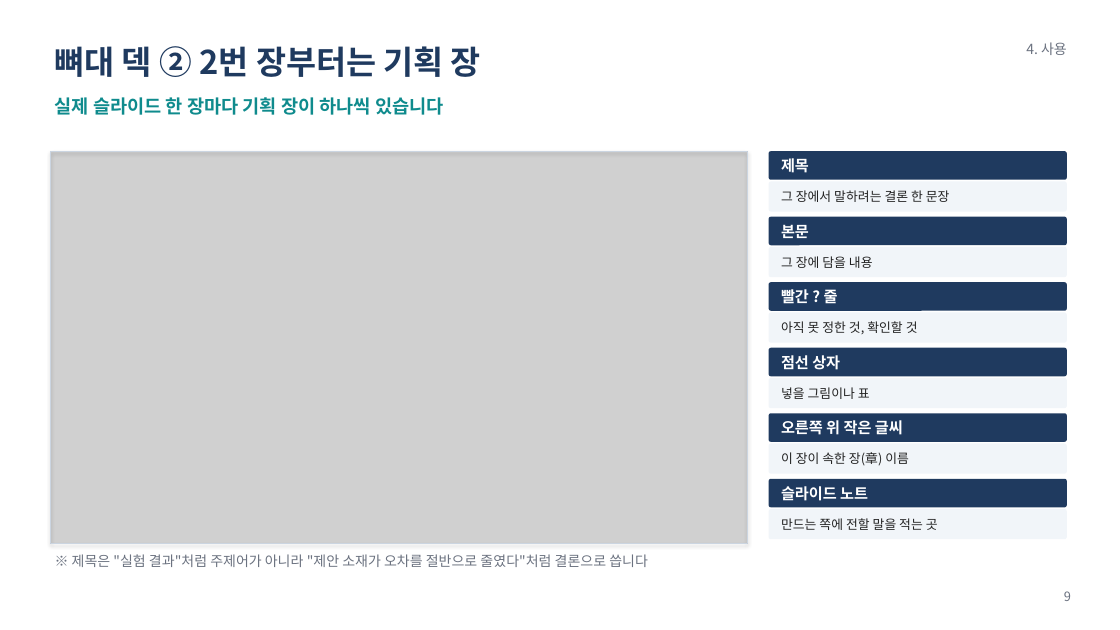
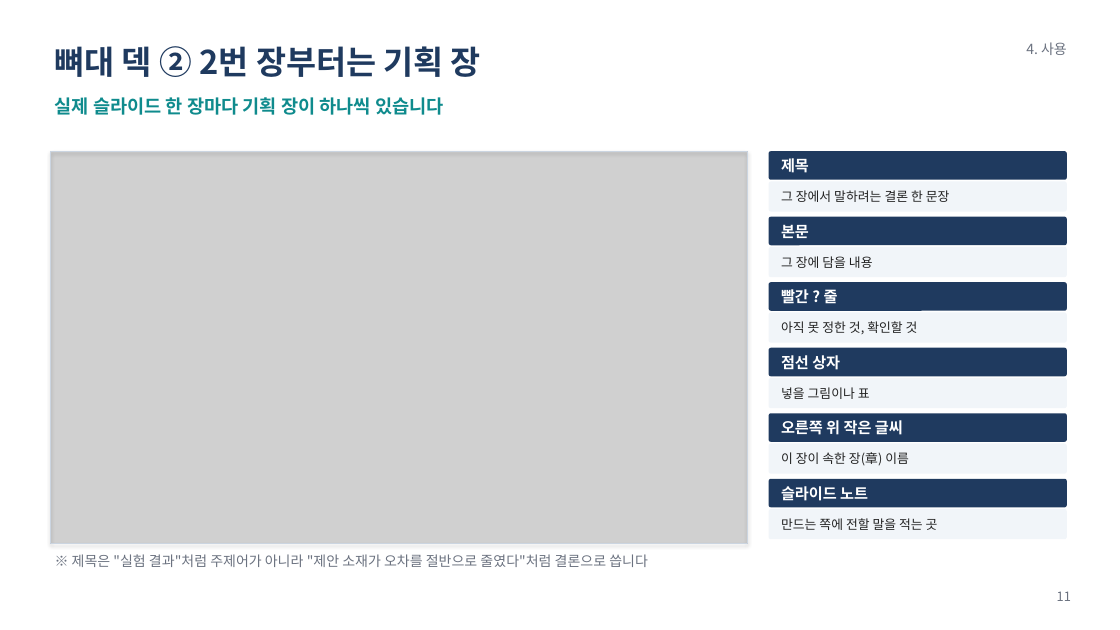
Before and after one commit to o-Fireheart-o/research-pptx-skill, a slide deck: slide 11 of docs/research-pptx 사용 매뉴얼.pptx (slide 9 before the commit). Drawn at 1120x630 pixels with LibreOffice and Linux fonts; fonts in the diff are those of the drawing; grey boxes stand for pictures. Boxes give left, top, right and bottom in pixels: in the first picture for what was removed or moved away, otherwise in the second. Text is boxed around its words. In the diff, an @@ line names an element or a change of style, - is before the commit and + after.

```diff
--- a/docs/research-pptx 사용 매뉴얼.pptx
+++ b/docs/research-pptx 사용 매뉴얼.pptx
@@ text at bbox=[1057, 591, 1071, 601]: text changed @@
-9
+11
```
Also in this commit, not shown: 11 other slides changed, 2 slides added, 2 other files.
